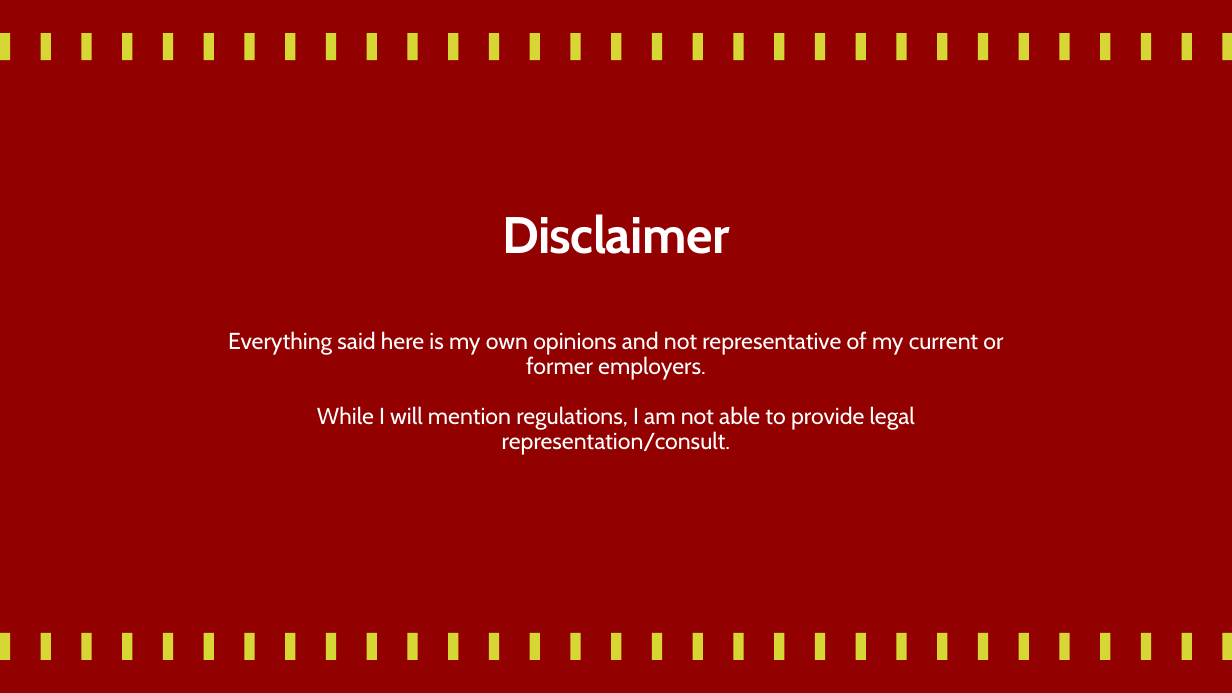
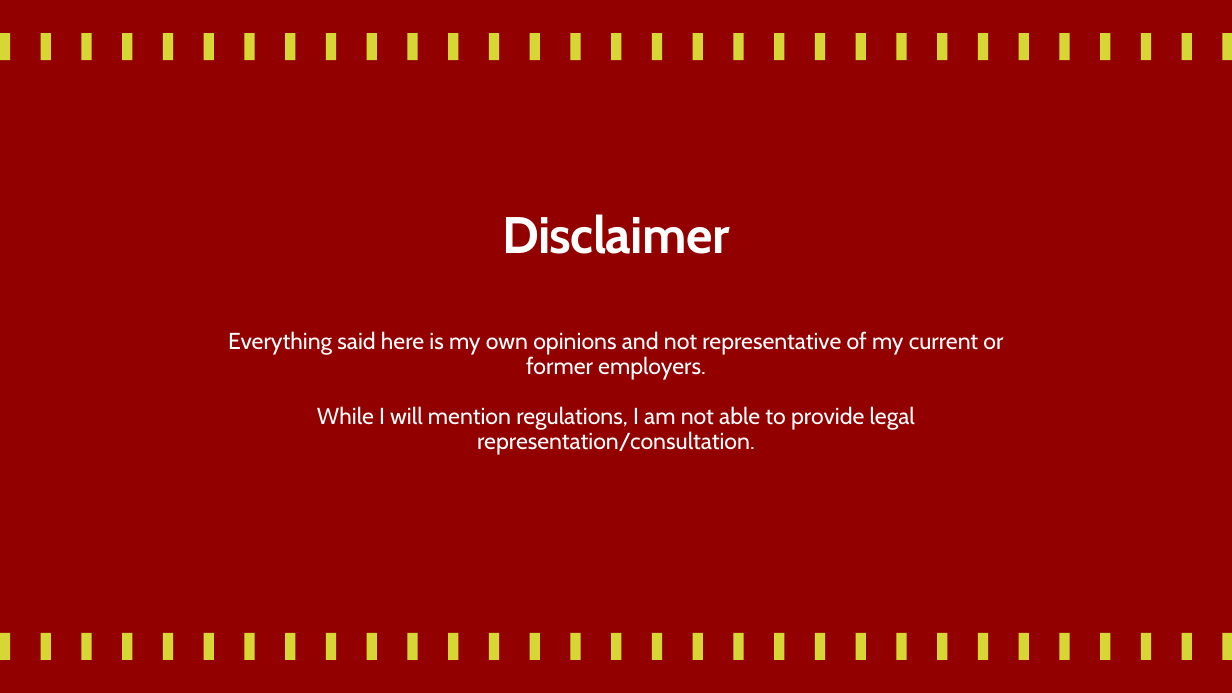
Before and after one commit to CorgiDev/A11y-Materials, a slide deck: slide 2 of Presentations/2025/Introduction to Accessibility.pptx. Drawn at 1232x693 pixels with LibreOffice and Linux fonts; fonts in the diff are those of the drawing. Boxes give left, top, right and bottom in pixels: in the first picture for what was removed or moved away, otherwise in the second. Text is boxed around its words. In the diff, an @@ line names an element or a change of style, - is before the commit and + after.

```diff
--- a/Presentations/2025/Introduction to Accessibility.pptx
+++ b/Presentations/2025/Introduction to Accessibility.pptx
@@ text at <box>317,406,915,455</box>: text changed @@
-While I will mention regulations, I am not able to provide legal representation/consult.
+While I will mention regulations, I am not able to provide legal representation/consultation.
```
Also in this commit, not shown: 1 other slide changed.
